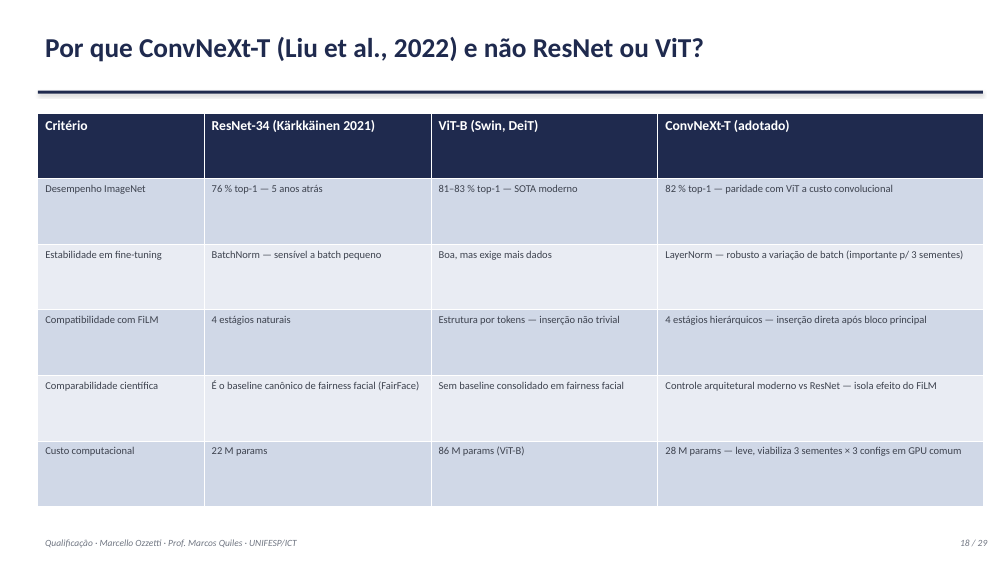
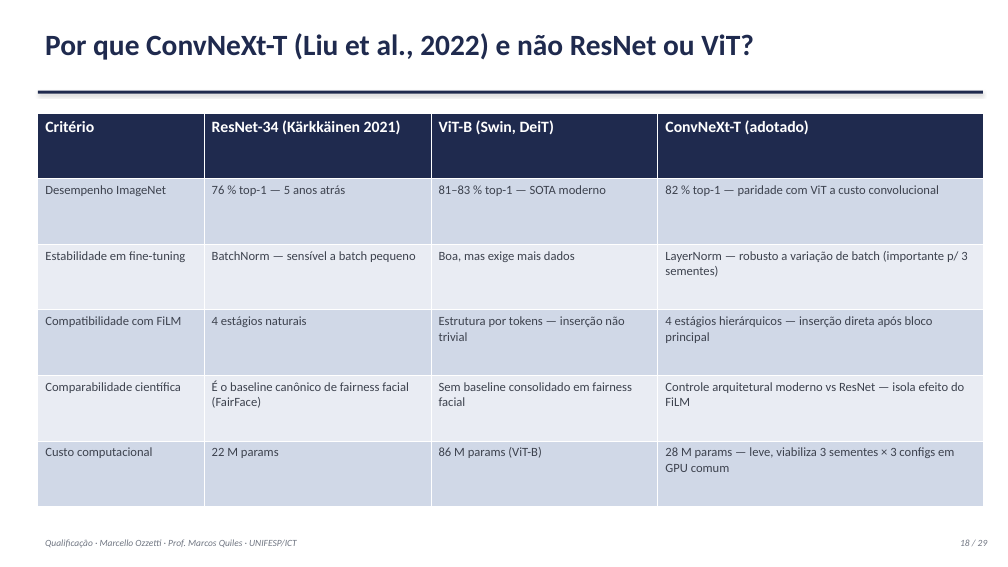
Before and after one commit to marcellozzetti/Facial-Recognition-Models-Mitigating-Bias, a slide deck: slide 18 of docs/ativo/material_qualificacao_2026-09-30.pptx. Drawn at 1008x567 pixels with LibreOffice and Linux fonts; fonts in the diff are those of the drawing. Boxes give left, top, right and bottom in pixels: in the first picture for what was removed or moved away, otherwise in the second. Text is boxed around its words. In the diff, an @@ line names an element or a change of style, - is before the commit and + after.

```diff
--- a/docs/ativo/material_qualificacao_2026-09-30.pptx
+++ b/docs/ativo/material_qualificacao_2026-09-30.pptx
@@ text "Por que ConvNeXt-T (Liu et ..." at (45,33,754,60): size 26 to 28 pt @@
@@ table at (38,113,983,507) @@
@@ size 13 to 15 pt in "Critério", "ResNet-34 (Kärkkäinen 2021)", "ViT-B (Swin, DeiT)", "ConvNeXt-T (adotado)" @@
@@ size 10 to 12 pt @@
```
Also in this commit, not shown: 27 other slides changed, 4 other files.
